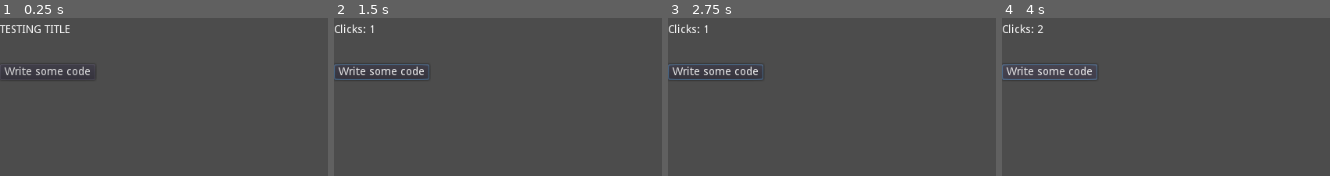
Above: before the commit, frames 1-4 (left to right).
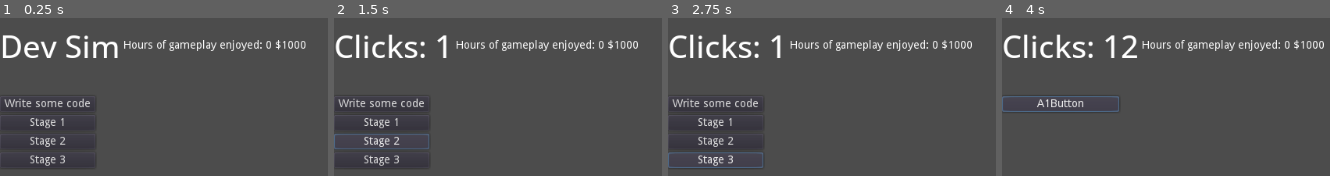
Above: after the commit, the same moments.

Repository: awlego/gmtk2023
Game: Godot game, scene res://scenes/MainScene.tscn
Same seed, same stepped clock (60 frames per second), same inputs: the game is played once before the commit and once after it.
Inputs (mouse positions are in pixels of both pictures, inside the frame that each line leads up to):
- Up to frame 1 (0.25 s): no input
- Up to frame 2 (1.5 s): click "Write some code" at 0.5 s; click (383, 141) at 1.25 s, where only the run after the commit has a clickable "Stage 2"
- Up to frame 3 (2.75 s): click (717, 160) at 2 s, where only the run after the commit has a clickable "Stage 3"
- Up to frame 4 (4 s): click (1051, 122) at 2.75 s, where only the run after the commit has a clickable "Stage 1"; click "Write some code" (after the commit: "A1Button") at 3.5 s

The runs differ from the first frame. In frame 1, 6.5% of the frame differs, in the area x 0-94%, y 4-95%; in frame 2, 6.7%; in frame 3, 6.7%, in the area x 0-93%, y 3-95%; in frame 4, 5.9%.

Commit message:
font added, refactor calls to main, debug warp buttons added.

Diff:
--- /dev/null
+++ b/devsim/assets/UIFont.tres
@@ -0,0 +1,7 @@
+[gd_resource type="DynamicFont" load_steps=2 format=2]
+
+[ext_resource path="res://assets/fonts/OpenSans-Medium.ttf" type="DynamicFontData" id=1]
+
+[resource]
+size = 40
+font_data = ExtResource( 1 )
--- a/devsim/scenes/MainScene.gd
+++ b/devsim/scenes/MainScene.gd
@@ -1,24 +1,24 @@
 extends MarginContainer
-var stage1 = preload("res://scenes/Stage1.tscn")
+var stage1_preload = preload("res://scenes/Stage1.tscn")
+var stage1 = stage1_preload.instance()
+var stage0
 
-# Declare member variables here. Examples:
-# var a = 2
-# var b = "text"
+# Declare member variables here.
 var clicks = 0
 var stage = 0
+var hours_enjoyed = 0
+var hours_message = "Hours of gameplay enjoyed: "
+var money = 1000
 var title_node
+var money_node
+var enjoy_node
 
 func click():
 	clicks += 1
 	update_title()
 	if (stage == 0 && clicks >= 10):
-		var v0 = get_node("v0")
-		var child_stage = get_node("v0/Stage0")
-		v0.remove_child(child_stage)
-		if is_instance_valid(child_stage):
-			child_stage.queue_free()
-		v0.add_child(stage1.instance())
-		register_stage()
+		stage = 1
+		set_stage(stage1)
 
 func _on_update_clicks(diff):
 	clicks += diff
@@ -27,16 +27,38 @@
 func update_title():
 	title_node.text = "Clicks: " + str(clicks)
 
+func update_money(diff):
+	money += diff
+	money_node.text = "$" + str(money)
+
+func update_enjoy(hours):
+	hours_enjoyed += hours
+	enjoy_node.text = hours_message + str(hours)
+
 # Called when the node enters the scene tree for the first time.
 func _ready():
 	get_node("v0/Stage0/Button").connect("pressed", self, "click")
+	setup_warp()
 	title_node = get_node("v0/TopBar/Title")
+	money_node = get_node("v0/TopBar/Money")
+	enjoy_node = get_node("v0/TopBar/Hours")
+	stage1.main = self
+	stage0 = get_node("v0/Stage0")
 	pass # Replace with function body.
 
-func register_stage():
+func setup_warp():
+	get_node("v0/Stage0/WarpS1").connect("pressed", self, "warpS1")
+
+func set_stage(stage):
 	var v0 = get_node("v0")
-	var stage = v0.get_child(1)
-	stage.connect("update_clicks", self, "_on_update_clicks")
+	if (v0.get_child_count() > 1):
+		v0.remove_child(v0.get_child(1))
+	v0.add_child(stage)
+
+func warpS1():
+	clicks = 10
+	update_title()
+	set_stage(stage1)
 
 
 # Called every frame. 'delta' is the elapsed time since the previous frame.
--- a/devsim/scenes/MainScene.tscn
+++ b/devsim/scenes/MainScene.tscn
@@ -1,6 +1,7 @@
-[gd_scene load_steps=2 format=2]
+[gd_scene load_steps=3 format=2]
 
 [ext_resource path="res://scenes/MainScene.gd" type="Script" id=1]
+[ext_resource path="res://assets/UIFont.tres" type="DynamicFont" id=2]
 
 [node name="MainScene" type="MarginContainer"]
 anchor_right = 1.0
@@ -16,16 +17,31 @@
 
 [node name="TopBar" type="HBoxContainer" parent="v0"]
 margin_right = 1024.0
-margin_bottom = 64.0
+margin_bottom = 105.0
 
 [node name="Title" type="Label" parent="v0/TopBar"]
 margin_top = 25.0
-margin_right = 90.0
-margin_bottom = 39.0
-text = "TESTING TITLE"
+margin_right = 154.0
+margin_bottom = 80.0
+custom_fonts/font = ExtResource( 2 )
+text = "Dev Sim"
 
-[node name="Stage0" type="MarginContainer" parent="v0"]
-margin_top = 76.0
+[node name="Hours" type="Label" parent="v0/TopBar"]
+margin_left = 158.0
+margin_top = 45.0
+margin_right = 348.0
+margin_bottom = 59.0
+text = "Hours of gameplay enjoyed: 0"
+
+[node name="Money" type="Label" parent="v0/TopBar"]
+margin_left = 352.0
+margin_top = 45.0
+margin_right = 392.0
+margin_bottom = 59.0
+text = "$1000"
+
+[node name="Stage0" type="GridContainer" parent="v0"]
+margin_top = 117.0
 margin_right = 1024.0
 margin_bottom = 600.0
 
@@ -35,3 +51,21 @@
 size_flags_horizontal = 0
 size_flags_vertical = 0
 text = "Write some code"
+
+[node name="WarpS1" type="Button" parent="v0/Stage0"]
+margin_top = 24.0
+margin_right = 122.0
+margin_bottom = 44.0
+text = "Stage 1"
+
+[node name="WarpS2" type="Button" parent="v0/Stage0"]
+margin_top = 48.0
+margin_right = 122.0
+margin_bottom = 68.0
+text = "Stage 2"
+
+[node name="WarpS3" type="Button" parent="v0/Stage0"]
+margin_top = 72.0
+margin_right = 122.0
+margin_bottom = 92.0
+text = "Stage 3"
--- a/devsim/scenes/Stage1.gd
+++ b/devsim/scenes/Stage1.gd
@@ -1,11 +1,6 @@
 extends Control
 
-
-# Declare member variables here. Examples:
-# var a = 2
-# var b = "text"
-
-signal update_clicks(diff)
+var main
 
 # Called when the node enters the scene tree for the first time.
 func _ready():
@@ -13,7 +8,7 @@
 	pass # Replace with function body.
 
 func _on_a1_click():
-	emit_signal("update_clicks", 4)
+	main._on_update_clicks(2)
 # Called every frame. 'delta' is the elapsed time since the previous frame.
 #func _process(delta):
 #	pass
Binary file added: devsim/assets/fonts/OpenSans-Medium.ttf
